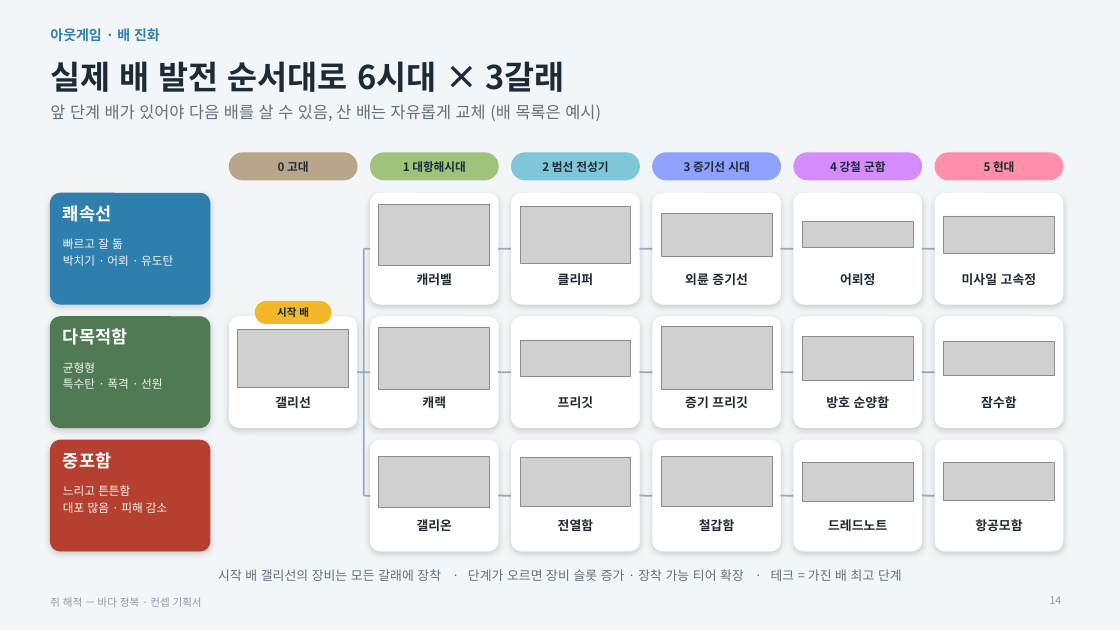
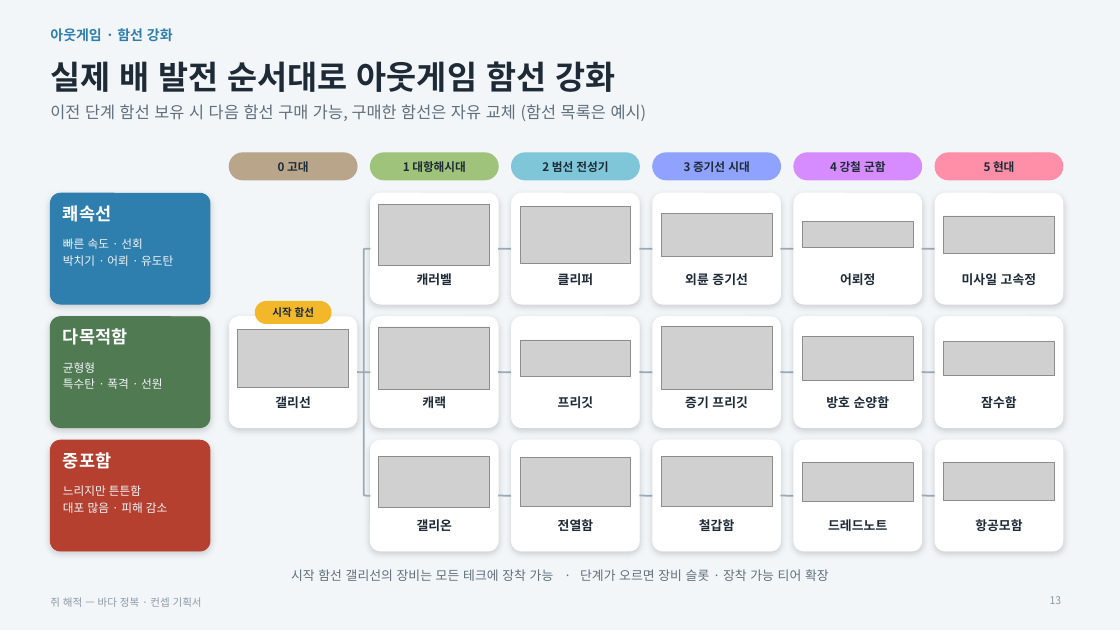
Before and after one commit to inory16351/RatPlain, a slide deck: slide 13 of Pirat_Plan/쥐해적_컨셉기획서.pptx (slide 14 before the commit). Drawn at 1120x630 pixels with LibreOffice and Linux fonts; fonts in the diff are those of the drawing; grey boxes stand for pictures. Boxes give left, top, right and bottom in pixels: in the first picture for what was removed or moved away, otherwise in the second. Text is boxed around its words. In the diff, an @@ line names an element or a change of style, - is before the commit and + after.

```diff
--- a/Pirat_Plan/쥐해적_컨셉기획서.pptx
+++ b/Pirat_Plan/쥐해적_컨셉기획서.pptx
@@ text at [50,28,173,42]: text changed @@
-아웃게임 · 배 진화
+아웃게임 · 함선 강화
@@ title at [50,61,615,92]: text changed @@
-실제 배 발전 순서대로 6시대 × 3갈래
+실제 배 발전 순서대로 아웃게임 함선 강화
@@ text at [50,104,647,121]: text changed @@
-앞 단계 배가 있어야 다음 배를 살 수 있음, 산 배는 자유롭게 교체 (배 목록은 예시)
+이전 단계 함선 보유 시 다음 함선 구매 가능, 구매한 함선은 자유 교체 (함선 목록은 예시)
@@ text at [63,238,142,249]: text changed @@
-빠르고 잘 돎
+빠른 속도 · 선회
@@ text at [272,307,314,317]: text changed @@
-시작 배
+시작 함선
@@ text at [63,485,141,496]: text changed @@
-느리고 튼튼함
+느리지만 튼튼함
@@ text at [291,569,829,581]: text changed @@
-시작 배 갤리선의 장비는 모든 갈래에 장착 · 단계가 오르면 장비 슬롯 증가 · 장착 가능 티어 확장 · 테크 = 가진 배 최고 단계
+시작 함선 갤리선의 장비는 모든 테크에 장착 가능 · 단계가 오르면 장비 슬롯 · 장착 가능 티어 확장
@@ page number at [1050,596,1062,604]: text changed @@
-14
+13
```
Also in this commit, not shown: 16 other slides changed, 1 slide removed, 1 other file.
